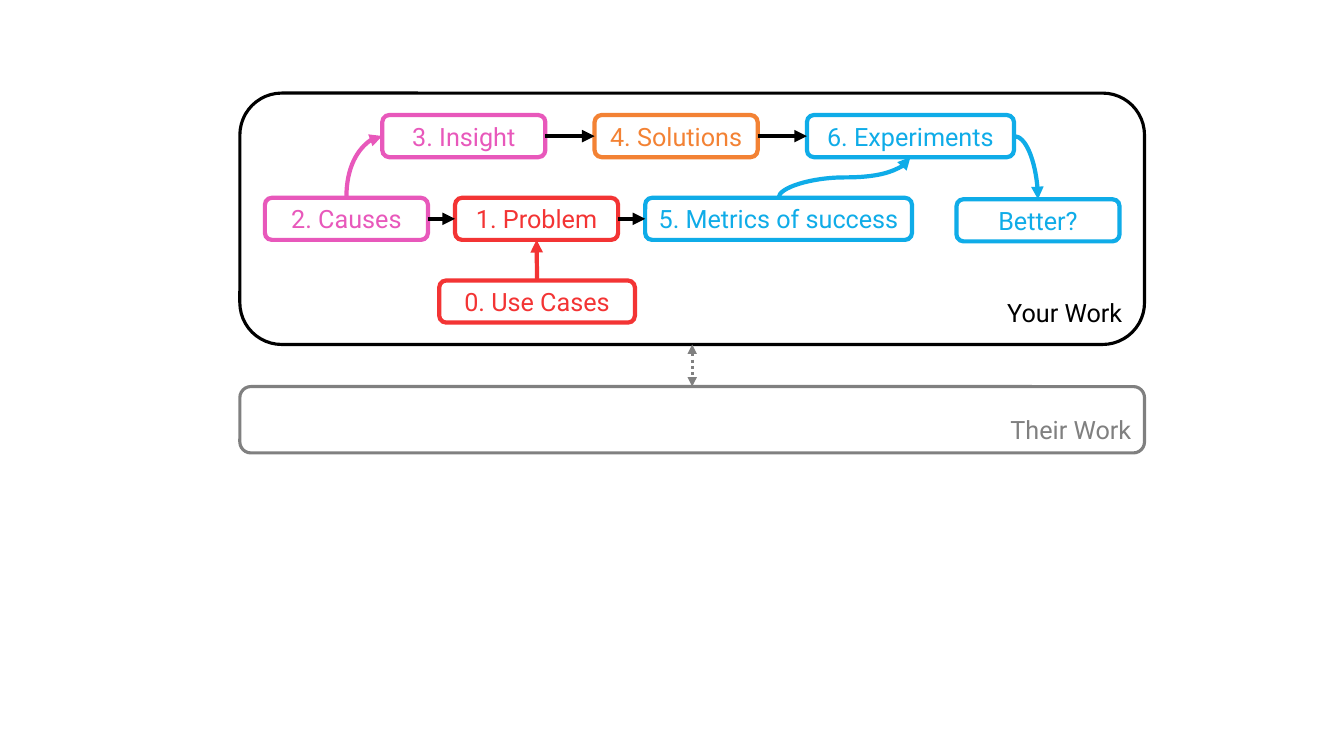
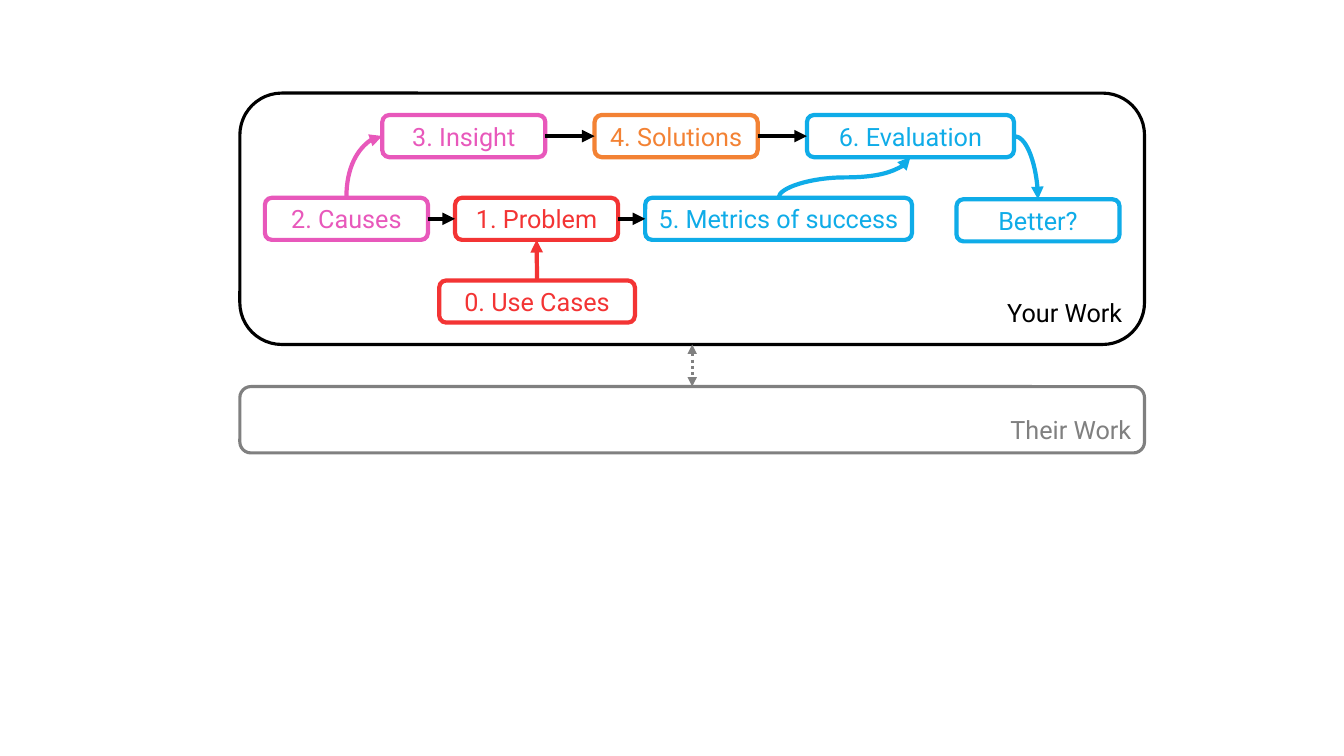
Before and after one commit to sirrice/sirrice.github.io, a slide deck: slide 1 of files/images/blog/figs.pptx. Drawn at 1344x756 pixels with LibreOffice and Linux fonts; fonts in the diff are those of the drawing. Boxes give left, top, right and bottom in pixels: in the first picture for what was removed or moved away, otherwise in the second. Text is boxed around its words. In the diff, an @@ line names an element or a change of style, - is before the commit and + after.

```diff
--- a/files/images/blog/figs.pptx
+++ b/files/images/blog/figs.pptx
@@ text in rounded rectangle at bbox=[839, 127, 982, 147]: text changed @@
-6. Experiments
+6. Evaluation
```
Also in this commit, not shown: 2 other files.
